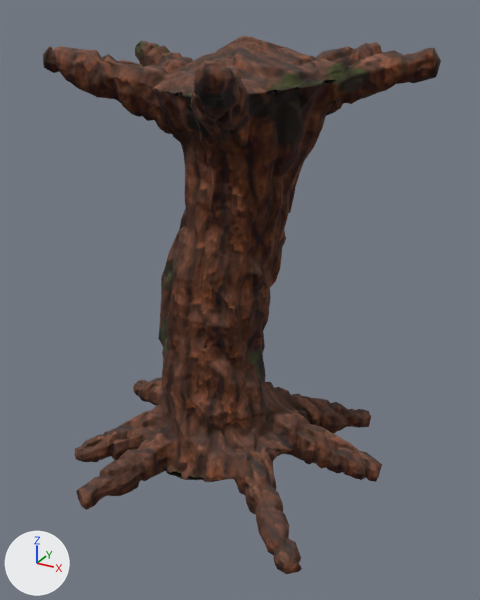
What one commit did to the glTF model assets/models/cave/rtree_b1.glb.
Both versions are drawn from a 50 mm camera at (0.898, -1.557, 1.208) aimed at (0.033, 0.016, 0.422). Lighting does not change. The marker at lower left points along +X, +Y and +Z. The older version comes first. Mesh edges are drawn as thin lines on the coarser meshes.

The first picture shows 'bark'.
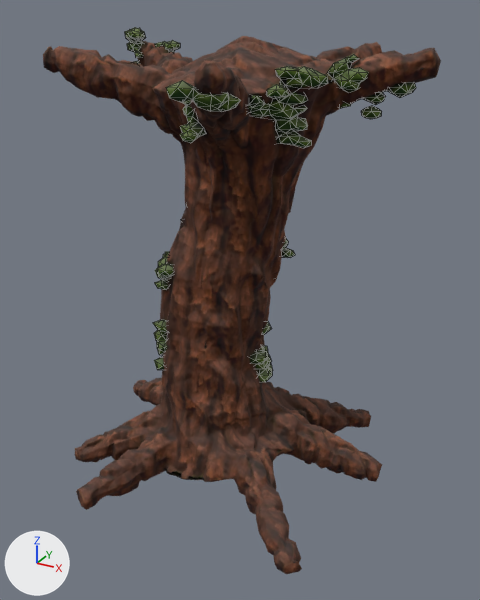
The change in detail:
Picture 'moss_rtree_b1_col' (img_moss_rtree_b1_col) is new.
Picture 'moss_rtree_b1_nrm' (img_moss_rtree_b1_nrm) is new.
Material 'moss_rtree_b1' (mat_moss_rtree_b1) is new.
Uses the picture img_moss_rtree_b1_col.
Uses the picture img_moss_rtree_b1_nrm.
Mesh me_icosphere_238 is new.
It has 1298 vertices, 2500 faces and spans x -0.5..0.452, y -0.448..0.287, z 0.172..1.154.
It uses material mat_moss_rtree_b1.
Object 'moss' (ob_moss) is new; it shows me_icosphere_238.
Its location is (0.0, 0.0, 0.0).

What differs and where, as boxes [x1, y1, x2, y2] in the pictures (480 x 600 px):
'moss', added: after [125, 27, 416, 382]
